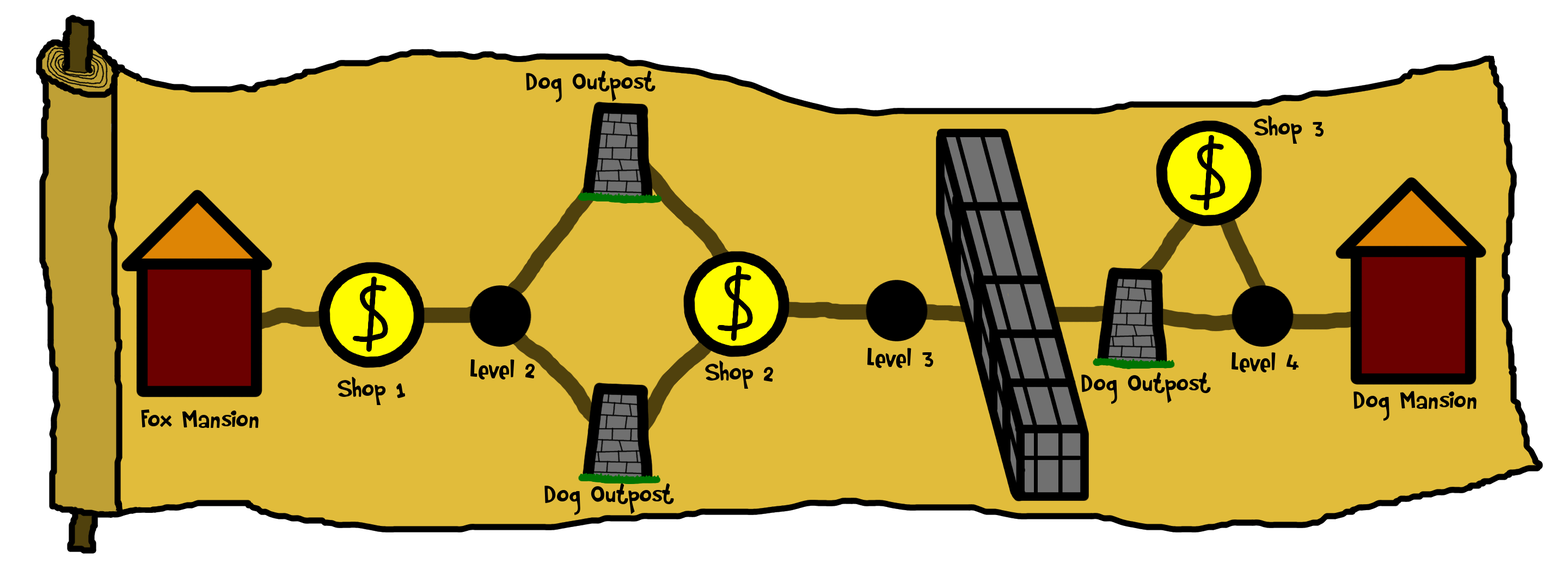
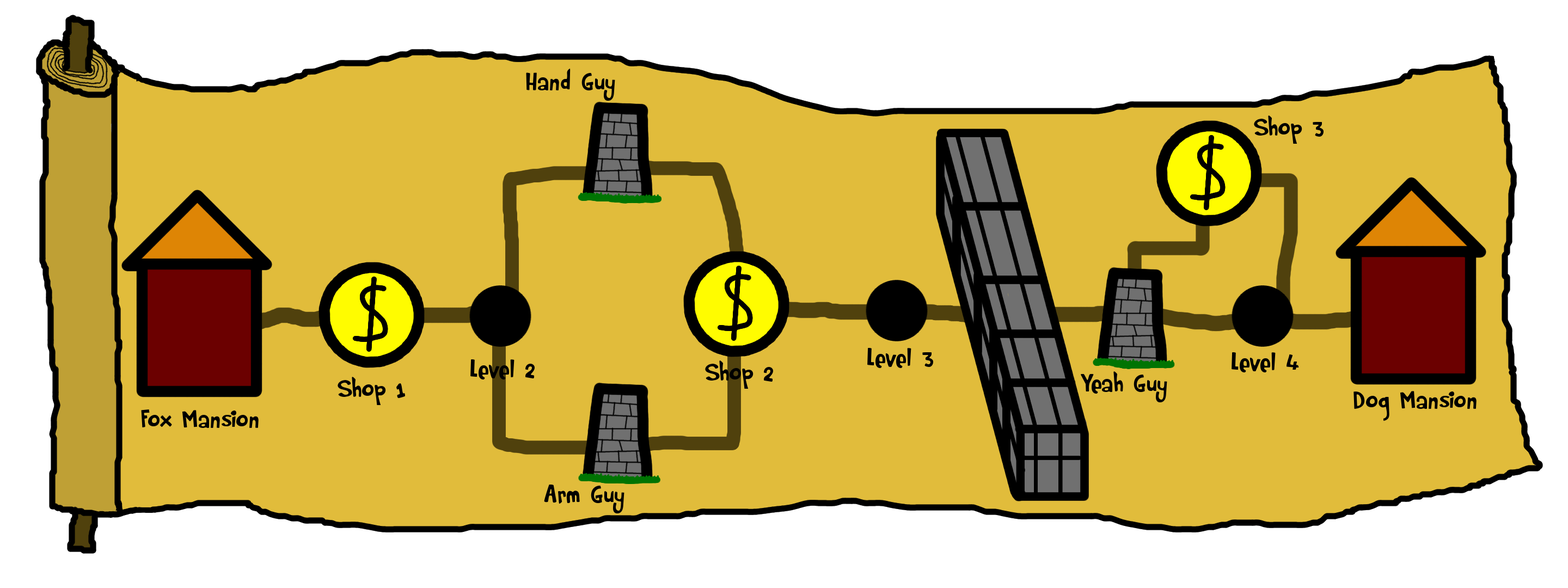
Layer changes from the first (1568, 588) image to the second:
renamed "Dog Outpost #2" to "Yeah Guy", painted on it over [1080, 371, 1211, 404]
renamed "Dog Outpost #1" to "Hand Guy", painted on it over [525, 68, 656, 103]
renamed "Dog Outpost" to "Arm Guy", painted on it over [543, 482, 675, 516]
painted on "Path" over [492, 160, 1298, 455]
